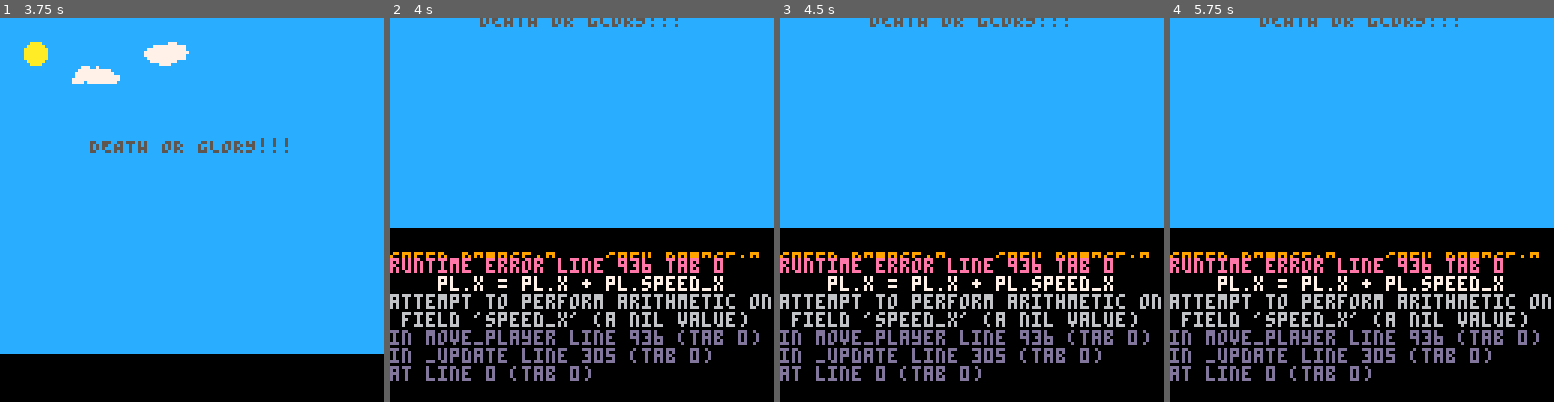
Above: before the commit, frames 1-4 (left to right).
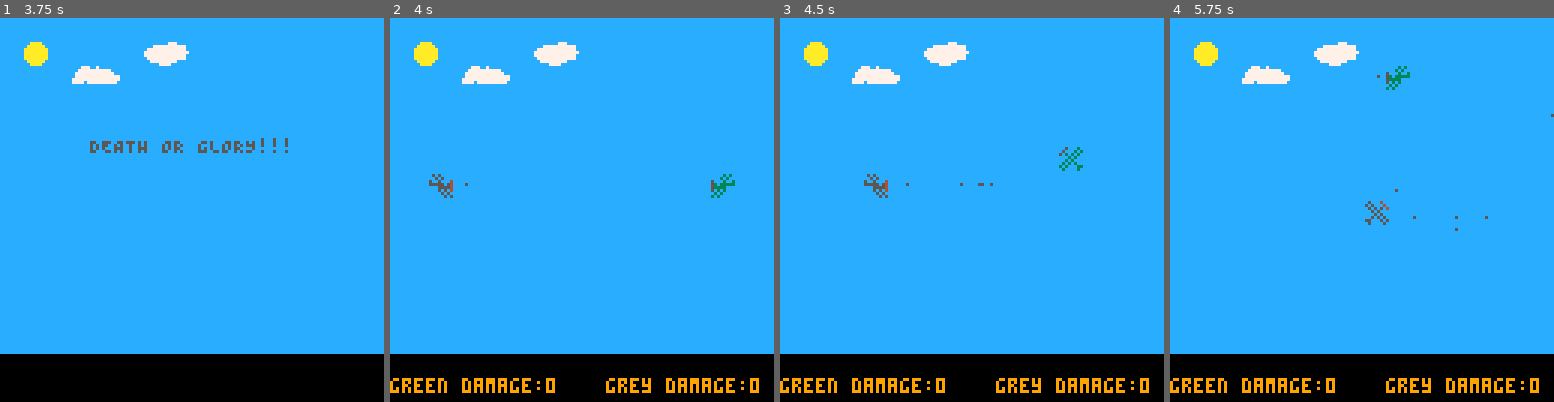
Above: after the commit, the same moments.

Repository: jerrybookbenson/pico8-games
Game: PICO-8 cartridge plane-battle.p8
Same seed, same stepped clock (60 frames per second), same inputs: the game is played once before the commit and once after it.
Inputs:
- Up to frame 1 (3.75 s): tap X (X key) at 0.33, 1.07, 1.85, 2.97 s; tap O (Z key) at 0.7, 1.7, 2.1, 2.5, 2.9, 3.3, 3.7 s; hold Right 1.6-2.1 s; hold Up 2.15-2.42 s; hold Right 2.47-3.03 s; hold Left 3.08-3.58 s
- Up to frame 2 (4 s): no input
- Up to frame 3 (4.5 s): hold Right from 4.02 s (still down); tap X (X key) at 4.08 s; tap O (Z key) at 4.1 s
- Up to frame 4 (5.75 s): tap O (Z key) every 0.4 s from 4.5 to 5.7 s; release Right at 4.68 s; hold Up 4.73-5.03 s; hold Left 5.08-5.68 s; tap X (X key) at 5.2 s

Frame 1 is identical in both runs. In frame 2, 38% of the frame differs, in the area x 0-100%, y 0-98%; in frame 3, 38%; in frame 4, 38%.
Error before the commit: runtime error line 936 tab 0; pl.x = pl.x + pl.speed_x; attempt to perform arithmetic on field 'speed_x' (a nil value)

Commit message:
ai partially works for avoidance

Diff:
--- a/plane-battle.p8
+++ b/plane-battle.p8
@@ -84,8 +84,10 @@
     balloon_sw_spr = 153
     balloon_se_spr = 154
 
-    bullet_spr_horiz = 164
-    bullet_spr_vert = 164
+    pl1_bullet_spr_horiz = 164
+    pl1_bullet_spr_vert = 164
+    pl2_bullet_spr_horiz = 180
+    pl2_bullet_spr_vert = 180
 
     bomb_ww1_spr = 183
   elseif (battle == 2) then
@@ -143,8 +145,10 @@
     german_bomber_se_2 = 93
 
 
-    bullet_spr_horiz = 70
-    bullet_spr_vert = 86
+    pl1_bullet_spr_horiz = 70
+    pl1_bullet_spr_vert = 86
+    pl2_bullet_spr_horiz = 78
+    pl2_bullet_spr_vert = 94
 
     mortar_spr = 116
 
@@ -189,8 +193,10 @@
     pl2_w_h = 197
     pl2_nw_h = 213
 
-    bullet_spr_horiz = 216
-    bullet_spr_vert = 200
+    pl1_bullet_spr_horiz = 216
+    pl1_bullet_spr_vert = 200
+    pl2_bullet_spr_horiz = 249
+    pl2_bullet_spr_vert = 233
 
     ufo_spr = 205
     ufo_speed = other_speed
@@ -243,8 +249,6 @@
   pl1_flame = nil
   pl2_flame = nil
 
-  --only for single_player
-  is_turning = false
 
   turn_max = 0
   turn_counter = 0
@@ -279,10 +283,14 @@
     check_boundaries(actor)
 
     if (not is_demo) then
-      pl1_speed = control_players (pl1, pl1_flame_spr, 0, pl1_turn_count)
+      pl1_speed = control_players (pl1, pl1_flame_spr, 0, pl1_turn_count, pl1_bullet_spr_horiz, pl1_bullet_spr_vert)
       if (not is_single_player) then
-        pl2_speed = control_players (pl2, pl2_flame_spr, 1, pl2_turn_count)
-      end
+        pl2_speed = control_players (pl2, pl2_flame_spr, 1, pl2_turn_count, pl2_bullet_spr_horiz, pl2_bullet_spr_vert)
+      end
+    end
+
+    if (is_single_player) then
+      pl2_speed = single_player()
     end
 
     move_bullets ()
@@ -299,10 +307,6 @@
       move_missiles()
     end
 
-    -- move bullets and bombs before moving single player so ai can avoid them
-    if (is_single_player) then
-      pl2_speed = single_player()
-    end
 
     move_player (pl1, pl1_flame, pl1_flame_spr,pl1_speed, pl1_n, pl1_ne, pl1_e, pl1_se, pl1_s, pl1_sw, pl1_w, pl1_nw)
     move_player (pl2, pl2_flame, pl2_flame_spr,pl2_speed, pl2_n, pl2_ne, pl2_e, pl2_se, pl2_s, pl2_sw, pl2_w, pl2_nw)
@@ -328,12 +332,12 @@
 end
 
 function is_ordanance(actor)
-  return actor.spr == missle_spr or actor.spr == laser_spr or actor.spr == bullet_spr_horiz or actor.spr == bullet_spr_vert or actor.spr == mortar_spr or actor.spr == explosion_spr or is_exploding_spr(actor.spr) or actor.spr == bomb_ww1_spr or actor.spr == bomb_ww2_spr
+  return actor.spr == missle_spr or actor.spr == laser_spr or actor.spr == mortar_spr or actor.spr == explosion_spr or is_exploding_spr(actor.spr) or actor.spr == bomb_ww1_spr or actor.spr == bomb_ww2_spr
 end
 
 function check_collision(pl, flame_spr, flame)
   for actor in all(actors) do
-		if (is_ordanance(actor)) then
+		if (is_ordanance(actor) or is_bullet(actor)) then
       if (actor.x >  pl.x -.7
         and actor.x < pl.x +.7
         and actor.y > pl.y - .7
@@ -351,7 +355,7 @@
         if (not is_crashing) then
           pl.damage = pl.damage + 1
           switch(pl)
-          if (pl.damage == battle_over_damage or actor.spr == missle_spr or actor.spr == laser_spr or actor.spr == explosion_spr or is_exploding_spr(actor.spr)) then
+          if (pl.damage == battle_over_damage or actor.spr == explosion_spr or is_exploding_spr(actor.spr)) then
             pl.damage = battle_over_damage
             is_crashing = true;
             pl.spr = flame_spr
@@ -583,9 +587,13 @@
   end
 end
 
+function is_bullet (actor)
+  return actor.spr == pl1_bullet_spr_vert or actor.spr == pl1_bullet_spr_horiz or actor.spr == pl2_bullet_spr_vert or actor.spr == pl2_bullet_spr_horiz
+end
+
 function move_bullets()
 	for actor in all(actors) do
-		if (actor.spr == bullet_spr_horiz or actor.spr == bullet_spr_vert) then
+		if (is_bullet(actor)) then
 			if (actor.direction == "n") then
 			  actor.y = actor.y - bullet_speed
 			end
@@ -787,7 +795,7 @@
   end
 end
 
-function control_players(pl, pl_flame_spr, pl_index, pl_turn_count)
+function control_players(pl, pl_flame_spr, pl_index, pl_turn_count, bullet_spr_horiz, bullet_spr_vert)
   -- left
   if (btn(0,pl_index) and pl.x > min_x and pl.turn_count > 10 and pl.spr != pl_flame_spr ) then
     pl.is_pressed = true
@@ -849,7 +857,7 @@
   --bullet
 	elseif (btn(4,pl_index) and not pl.is_pressed and pl.spr != pl_flame_spr) then
 		pl.is_pressed = true
-    fire_bullet(pl)
+    fire_bullet(pl, bullet_spr_horiz, bullet_spr_vert)
   end
 
   if (pl.turn_count <= 10) then
@@ -869,7 +877,7 @@
   end
 end
 
-function fire_bullet (pl)
+function fire_bullet (pl, bullet_spr_horiz, bullet_spr_vert)
   if (pl.direction == "nw") then
     make_actor(pl.x-.6,pl.y-.6,bullet_spr_horiz,"nw")
   elseif (pl.direction == "sw") then
@@ -943,45 +951,81 @@
 
 
 function is_in_range()
-  return false
-end
+  return (flr(rnd(5)) == 0)
+end
+
 
 function is_ordanance_coordinates (x, y)
   for actor in all(actors) do
-    if (actor.x >  x -.7
-      and actor.x < x +.7
-      and actor.y > y - .7
-      and actor.y <  y +.7) then
+    if ((is_ordanance (actor) or actor.spr == pl1_bullet_spr_vert or actor.spr == pl1_bullet_spr_horiz)
+      and actor.x > x - 5
+      and actor.x < x + 5
+      and actor.y > y - 5
+      and actor.y <  y + 5) then
       return true
     end
   end
-end
-
-function is_ordanance_location (direction)
+  return false
+end
+
+function is_ordanance_direction (direction)
   if (direction == "n") then
+    if (is_ordanance_coordinates (pl2.x, pl2.y - pl2_speed)) then
+      return true
+    end
+  elseif (direction == "ne") then
+    if (is_ordanance_coordinates (pl2.x + pl2_speed, pl2.y - pl2_speed)) then
+      return true
+    end
+  elseif (direction == "e") then
+    if (is_ordanance_coordinates (pl2.x + pl2_speed, pl2.y)) then
+      return true
+    end
+  elseif (direction == "se") then
+    if (is_ordanance_coordinates (pl2.x + pl2_speed, pl2.y + pl2_speed)) then
+      return true
+    end
+  elseif (direction == "s") then
     if (is_ordanance_coordinates (pl2.x, pl2.y + pl2_speed)) then
-      return "n"
-    end
-  elseif (direction == "ne") then
-    if (is_ordanance_coordinates (pl2.x + pl2.speed, pl2.y + pl2_speed)) then
-      return "ne"
-    end
-  end
+      return true
+    end
+  elseif (direction == "sw") then
+    if (is_ordanance_coordinates (pl2.x - pl2_speed, pl2.y + pl2_speed)) then
+      return true
+    end
+  elseif (direction == "w") then
+    if (is_ordanance_coordinates (pl2.x - pl2_speed, pl2.y)) then
+      return true
+    end
+  elseif (direction == "nw") then
+    if (is_ordanance_coordinates (pl2.x - pl2_speed, pl2.y - pl2_speed)) then
+      return true
+    end
+  end
+  return false
 end
 
 
 function find_optimal_direction(possible_direction1, possible_direction2, possible_direction3)
-  if (not is_ordanance_location (possible_direction2)) then
+  if (not is_ordanance_direction (possible_direction2)) then
     return possible_direction2
-  elseif (not is_ordanance (possible_direction1)) then
-    return possible_direction1
+  elseif (flr(rnd(2)) == 0) then
+    if (not is_ordanance_direction (possible_direction1)) then
+      return possible_direction1
+    else
+      return possible_direction3
+    end
   else
-    return possible_direction3
+    if (not is_ordanance_direction (possible_direction3)) then
+      return possible_direction3
+    else
+      return possible_direction1
+    end
   end
 end
 
 function single_player()
-
+  local is_turning = false
   if (not is_crashing and pl2.turn_count > 10) then
     pl2.turn_count = 0
     if (pl2.direction == "n") then
@@ -1027,12 +1071,14 @@
 
   --make pl2 fire
   if (not is_crashing and is_turning == false and pl2.spr and is_in_range()) then
-    fire_bullet(pl2)
+    fire_bullet(pl2, pl2_bullet_spr_horiz, pl2_bullet_spr_vert)
   end
 
   if (pl2.turn_count <= 10) then
     pl2.turn_count = pl2.turn_count + 1
   end
+
+  return speed
 end
 
 
@@ -1071,17 +1117,17 @@
 0955550500500000cc777777777ccccc000000000000000000000000000000000000000000000000000000000000000000000000000000000000000000000000
 0550090000000000ccccc7777ccccccc000000000000000000000000000000000000000000000000000000000000000000000000000000000000000000000000
 00088800085558000085580000833800000a009a0900000000000000000000000055500000055000000330000000000000550000005500000000000000000000
-8083338000855588085588880833888800900a890080809000005000000333000005550000550000003300000000000005550000055500000000000000000000
+8083338000855588085588880833888800900a890080809000005000000333000005550000550000003300000000000005550000055500000000500000000000
 38833800088855550855866508338663008909809809890000000000300330000000555500550665003306630000000005750000057500000000000000000000
 33836688855555558085565580833633000809899808090000000000330366000555555500055655000336330000000007775400077754000000000000000000
 33333333855655855855555838333338009998980088889000000000333333330556550550555550303333300000000005750000057500000000000000000000
 83333338858655885555558033333380080988898998a90000000000033333300506550055555500333333005000000005550000055500000000000000000000
-08883380080855805588558033883380909890088880009000005000000033000000550055005500330033005500000005550000055500000000000000000000
+08883380080855805588558033883380909890088880009000005000000033000000550055005500330033005500000005550000055500000000500000000000
 00083338000855808808555888083338098999888888890800000000000033300000550000005550000033305555555555555550555555500000000000000000
 00083808000888000085580000833800089089999899988000000000000030000000000000055000000330000555555555555555555555550000000000000000
 080833838085558088885580888833809008898888889a0800000000000033030005550000005500000033000000000005550000055500000000000000000000
 8386333358855800566855803668338009898099889989a000000000030633335005500056605500366033000000000005550000055500000000000000000000
-83363333558566885565580833633808089999889999890005000050033633335505660055655000336330000000000005750000057504000000000000000000
+83363333558566885565580833633808089999889999890005000050033633335505660055655000336330000000000005750000057504000500005000000000
 8333338855555555855555858333338300089089890800a000000000033333005555555505555505033333030000000007775400077754000000000000000000
 08883380855555550855555508333333080099808909000000000000000033000555555500555555003333330000000005750000057504000000000000000000
 0083338008885588085588550833883300008080a890000000000000000333000000550000550055003300330000000005550000055500000000000000000000
@@ -1129,7 +1175,7 @@
 05000050050004000300003003000500000000000000000000000000000000000000000000000000000000000000000005000050050004000300003003000500
 50500055505000403030003330300050000000000000000000000000000000000000000000000000000000000000000058500055585000403830003338300050
 05050500050505040303030003030305000000000000000000000000000050500000000000000000000000000000000005850500058505040383030003830305
-00505000005050000030300000303000000000000000000000000000000005000000000000000000000000000000000000585000005850000038300000383000
+00505000005050000030300000303000000050000000000000000000000005000000000000000000000000000000000000585000005850000038300000383000
 00050500000505000003030000030300000000000000000000000000000055500000000000000000000000000000000000058500000585000003830000038300
 40505050005050505030303000303030000000000000000000000000000055500000000000000000000000000000000040505850005058505030383000303830
 04000505550005050500030333000303000000000000000000000000000005000000000000000000000000000000000004000585550005850500038333000383
@@ -1153,18 +1199,18 @@
 00050500000050000003030000003000080505080008580008030308000838000005000000000000000000000000000000000000000000000000000000000000
 05005005000060000300300300006000058050850008680003803083000868000005000000000000000000000000000000000000000000000000000000000000
 05505055000565000330303300036300055858550085658003383833008363800055500000000000000000000000000000000000000000000000000000000000
-05555555005555500333333300333330055555550855555803333333083333380005000000000000000000000000000000000000000000000000000000000000
+05555555005555500333333300333330055555550855555803333333083333380005000005000050000000000000000000000000000000000000000000000000
 00555550055555550033333003333333085555580555555508333338033333330005000000000000000000000000000000000000000000000000000000000000
 00056500055050550003630003303033008565800558585500836380033838330058500000000000000000000000000000000000000000000000000000000000
 00006000050050050000600003003003000868000580508500086800038030830598950000000000000000000000000000000000000000000000000000000000
 00005000000505000000300000030300000858000805050800083800080303080509050000000000000000000000000000000000000000000000000000000000
 005500000000000000330000000000000855800000000000083380000000000000000000000000000000000000aaaa0000000000000000000000000000000000
-005505000000005000330300000000300855850088888850083383008888883000000000000000000000000000aaaa0000000000000000000000000000000000
+005505000000005000330300000000300855850088888850083383008888883000000000000050000000000000aaaa0000000000000000000000000000000000
 005505505555560000330330333336000855855055555680083383303333368000000000000000000000000000aaaa0000000000000000000000000000000000
 005550005555550000333000333333000855588855555580083338883333338000000000000000000000000000aaaa0000000000000000000000000000000000
 005555550005550000333333000333000855555588855580083333338883338000000000000000000000000000aaaa0000000000000000000000000000000000
 006555550550550000633333033033000865555505585580086333330338338000000000000000000000000000aaaa0000000000000000000000000000000000
-050000000050550003000000003033000588888800585580038888880038338000000000000000000000000000aaaa0000000000000000000000000000000000
+050000000050550003000000003033000588888800585580038888880038338000000000000050000000000000aaaa0000000000000000000000000000000000
 000000000000550000000000000033000000000000085580000000000008338000000000000000000000000000aaaa0000000000000000000000000000000000
 __gff__
 0000000000002000000000000000000000000000000000000000000000000000000000000000000000000000000000000000000000000000000000000000000000000000000000000000000000000000000000000000000000000000000000000000000000000100000000000000000000000000000000000000000000000000
